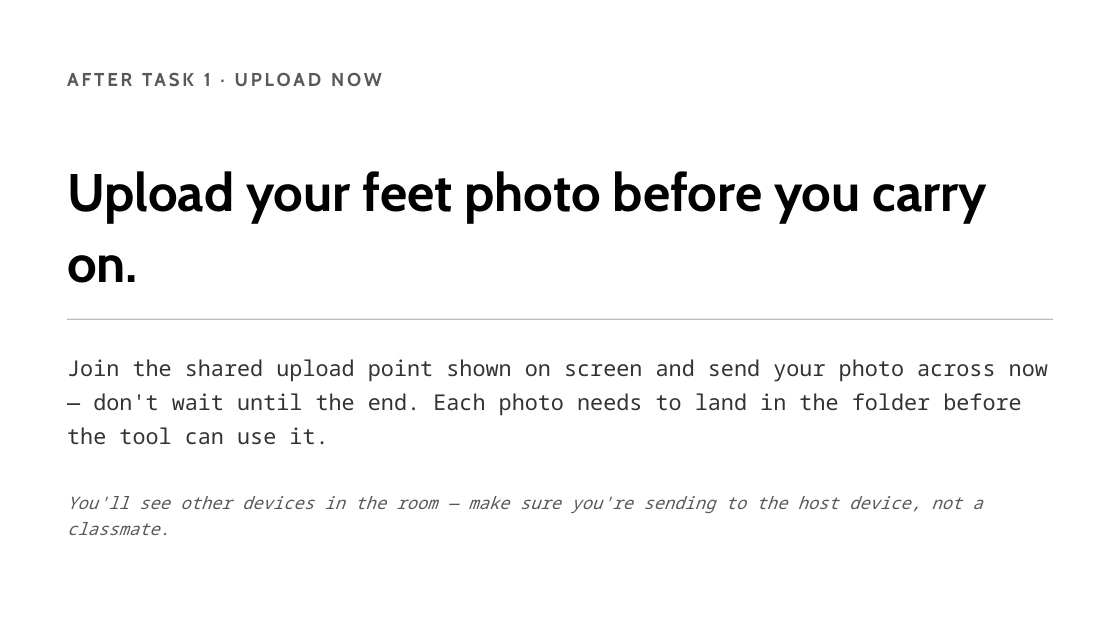
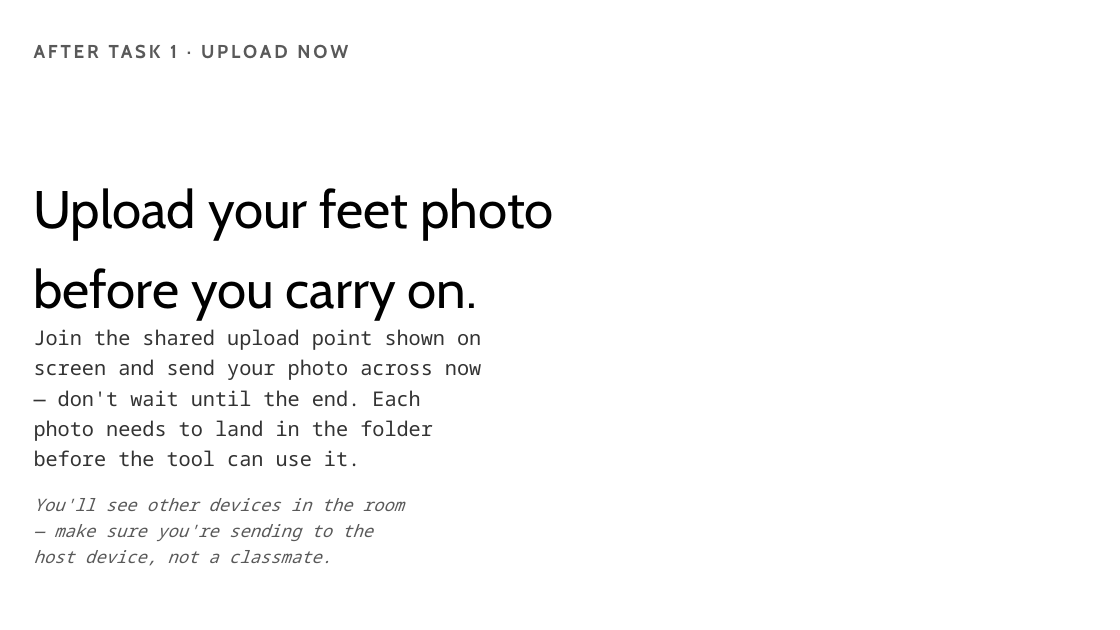
Before and after one commit to PkWr/GD-Remix-Process, a slide deck: slide 3 of Building-With-AI-Photo-Remix-Effects.pptx. Drawn at 1120x630 pixels with LibreOffice and Linux fonts; fonts in the diff are those of the drawing. Boxes give left, top, right and bottom in pixels: in the first picture for what was removed or moved away, otherwise in the second. Text is boxed around its words. In the diff, an @@ line names an element or a change of style, - is before the commit and + after.

```diff
--- a/Building-With-AI-Photo-Remix-Effects.pptx
+++ b/Building-With-AI-Photo-Remix-Effects.pptx
@@ text "AFTER TASK 1 · UPLOAD ..." rewrapped from (67, 73, 1048, 376) to (34, 45, 481, 375) @@
@@ text at (34, 188, 553, 320): text changed; bold off @@
-Upload your feet photo before you carry on.
+Upload your feet photo
+before you carry on.
@@ text at (34, 329, 481, 466): text changed; size 14 to 13 pt @@
-Join the shared upload point shown on screen and send your photo across now — don't wait until the end. Each photo needs to land in the folder before the tool can use it.
+Join the shared upload point shown on
+screen and send your photo across now
+— don't wait until the end. Each
+photo needs to land in the folder
+before the tool can use it.
@@ line removed from (67, 319) to (1053, 319) @@
@@ text at (34, 498, 404, 566): text changed @@
-You'll see other devices in the room — make sure you're sending to the host device, not a classmate.
+You'll see other devices in the room
+— make sure you're sending to the
+host device, not a classmate.
```
Also in this commit, not shown: 19 other slides changed, 1 slide added, 8 other files.
